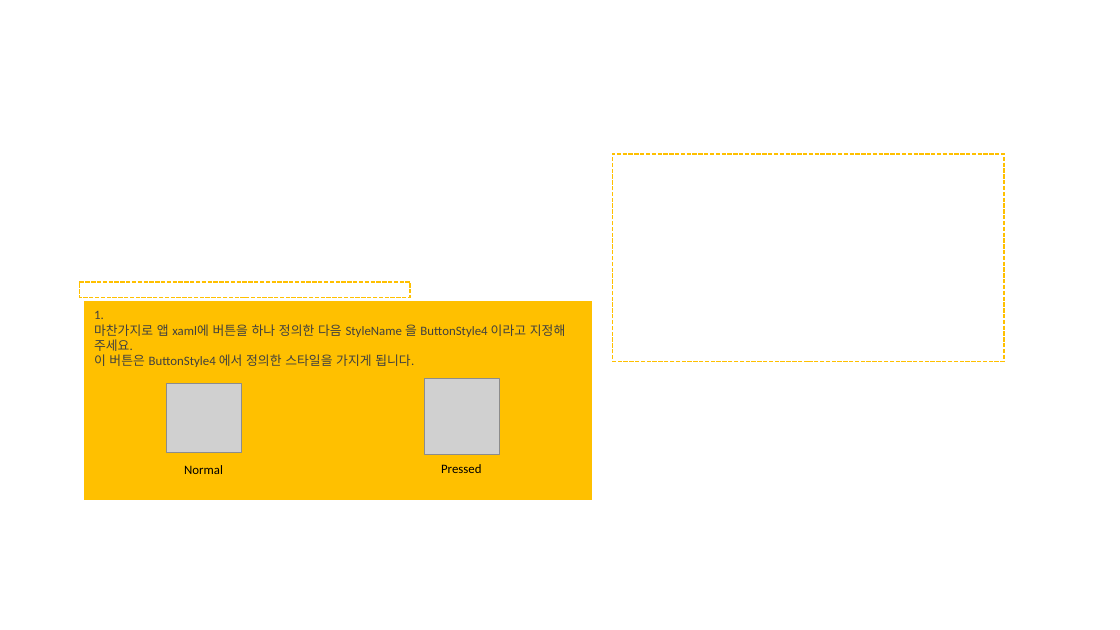
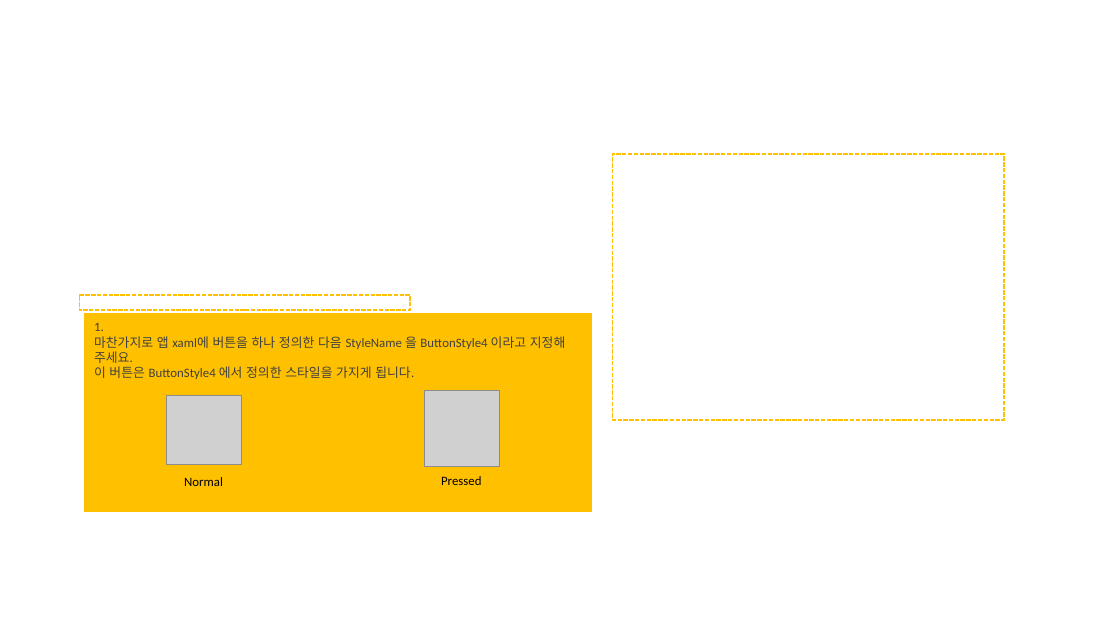
Before and after one commit to nui-dali/Hackerthon2021, a slide deck: slide 16 of Tutorial/Components/2_Buttons_with_styles/button_styles_설명.pptx. Drawn at 1120x630 pixels with LibreOffice and Linux fonts; fonts in the diff are those of the drawing; grey boxes stand for pictures; background and template pictures are left out. Boxes give left, top, right and bottom in pixels: in the first picture for what was removed or moved away, otherwise in the second. Text is boxed around its words. In the diff, an @@ line names an element or a change of style, - is before the commit and + after.

```diff
--- a/Tutorial/Components/2_Buttons_with_styles/button_styles_설명.pptx
+++ b/Tutorial/Components/2_Buttons_with_styles/button_styles_설명.pptx
@@ rectangle: place and size @@
-rectangle at [613,154,1004,361]
+rectangle at [613,154,1004,420]
@@ 2 rectangles, 1 picture: place and size @@
-2 rectangles, 1 picture at [80,282,591,498]
+2 rectangles, 1 picture at [80,295,591,511]
@@ 2 texts, 1 picture: place and size @@
-2 texts, 1 picture at [166,384,482,474]
+2 texts, 1 picture at [166,396,482,486]
```
Also in this commit, not shown: 6 other slides changed, 2 other files.
